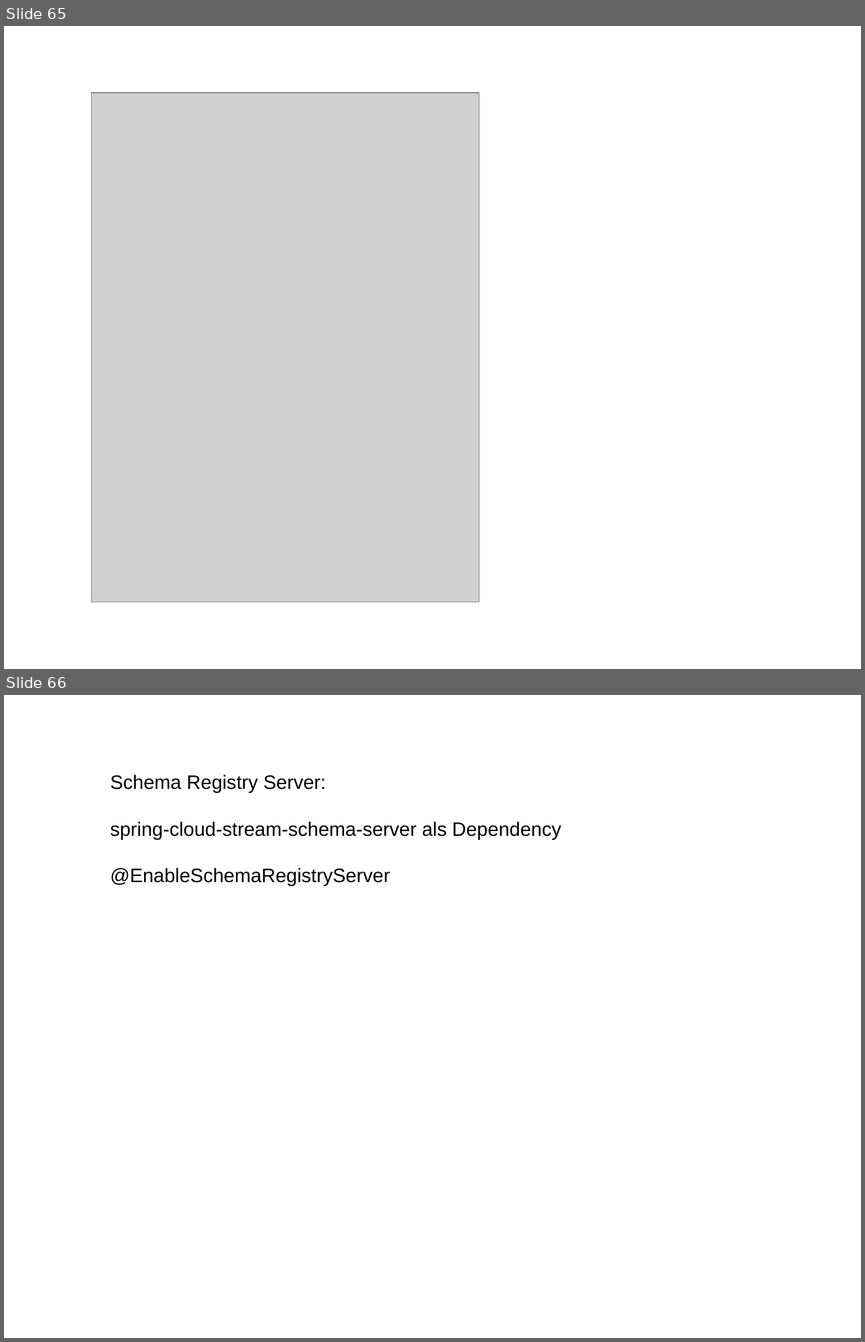
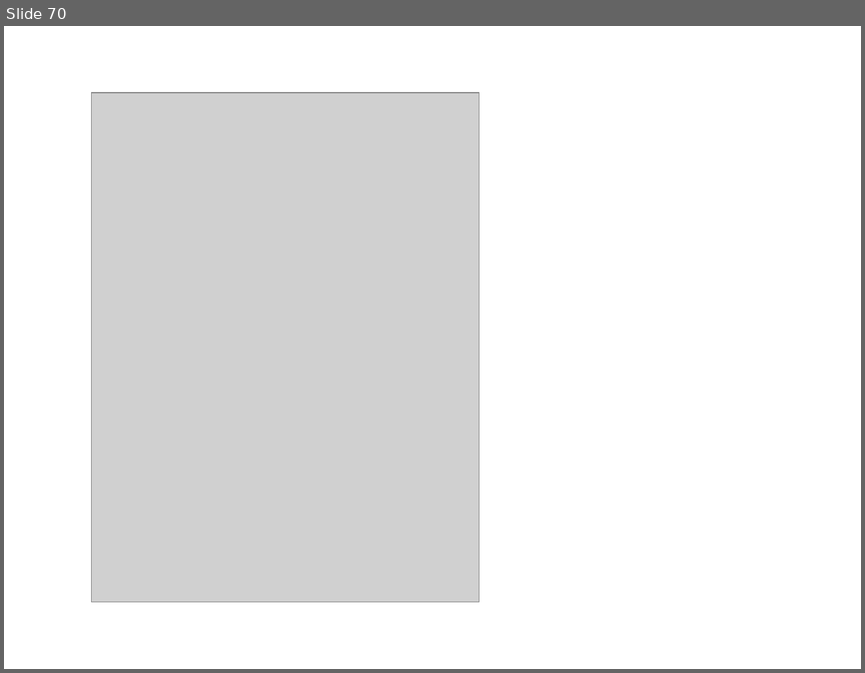
Before and after one commit to xdoo/schema_evolution_demo, a slide deck: Folien.odp. Shown one above the other, each under a label of ours: slides 65 and 66 before the commit, slide 70 after it. The pictures are 865x1342 and 865x673 pixels, drawn with LibreOffice and Linux fonts; fonts in the diff are those of the drawing; grey boxes stand for pictures. Boxes give left, top, right and bottom in pixels: in the first picture for what was removed or moved away, otherwise in the second. Text is boxed around its words. In the diff, an @@ line names an element or a change of style, - is before the commit and + after.

```diff
--- a/Folien.odp
+++ b/Folien.odp
@@ slide 66 removed at (4,695,861,1338), background #FFFFFF @@
@@ text removed at (110,775,561,886) @@
-Schema Registry Server:
-spring-cloud-stream-schema-server als Dependency
-@EnableSchemaRegistryServer
@@ what was slide 65 is now slide 70 @@
```
Also in this commit, not shown: 10 slides changed, 9 slides added, 3 other slides removed, 2 other files.
